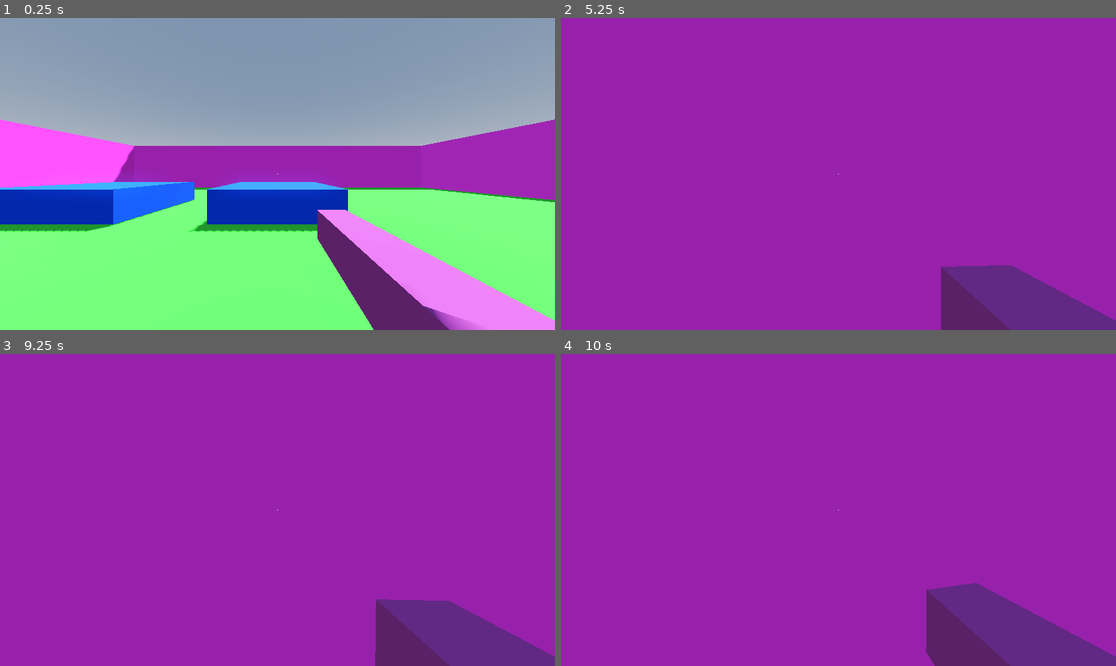
Above: before the commit, frames 1-4 (two rows, left to right).
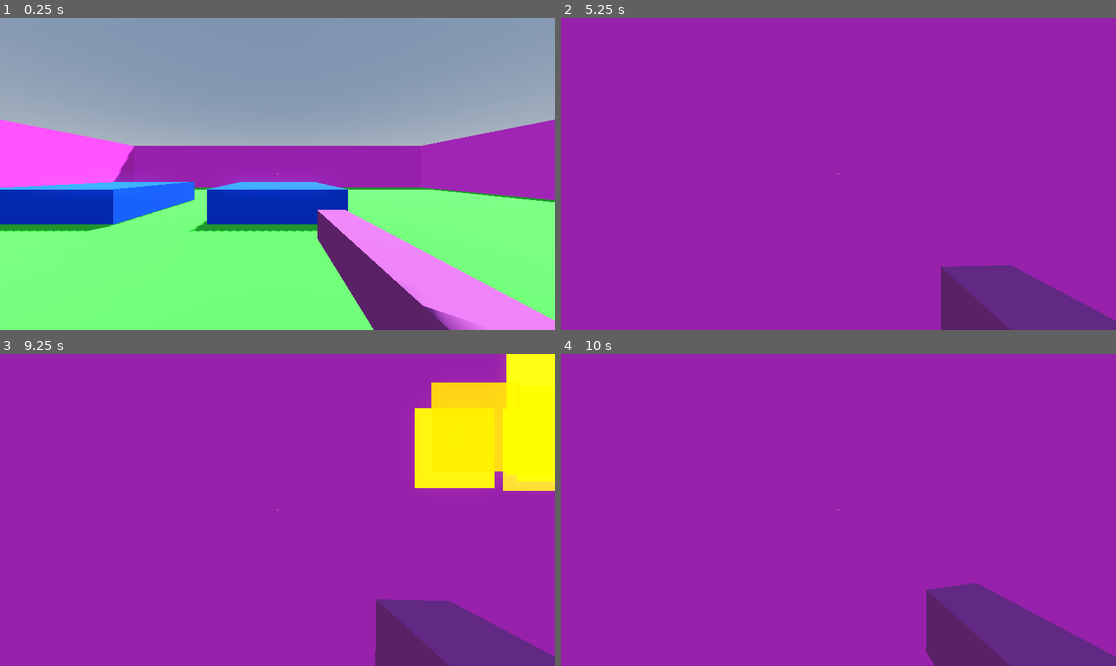
Above: after the commit, the same moments.

Repository: Ayla-McChristie/ProjectRobotCowboy
Game: Godot game, scene res://scenes/world.tscn
Same seed, same stepped clock (60 frames per second), same inputs: the game is played once before the commit and once after it.
Inputs (mouse positions are in pixels of both pictures, inside the frame that each line leads up to):
- Up to frame 1 (0.25 s): no input
- Up to frame 2 (5.25 s): tap Enter (ui_accept) at 0.5, 5 s; move the mouse to (866, 174) at 0.52 s; press the mouse at (866, 174) at 0.53 s; hold W (move_up) from 0.53 s (still down); tap Space (jump) at 0.77, 1.52, 3.02, 3.77, 4.52 s; right-click (866, 174) at 0.8 s; move the mouse to (810, 174) at 1.27 s; release the mouse at (810, 174) at 1.28 s; right-click (810, 174) at 1.35 s; tap E (E, bound only after the commit) at 1.55, 4.55 s; move the mouse to (849, 167) at 2.02 s; hold E (E, bound only after the commit) 2.03-2.78 s; tap Q (Q, bound only after the commit) at 2.3, 2.85 s; move the mouse to (832, 180) at 2.77 s; click (832, 180) at 3.05 s; move the mouse to (877, 177) at 3.52 s; press the mouse at (877, 177) at 3.53 s; right-click (877, 177) at 3.8 s; tap R (reload) at 4.15 s; move the mouse to (794, 170) at 4.27 s; release the mouse at (794, 170) at 4.28 s; tap Shift (sprint) at 4.35 s; move the mouse to (844, 174) at 5.02 s; hold Right mouse button (trick) from 5.03 s (still down)
- Up to frame 3 (9.25 s): tap Q (Q, bound only after the commit) at 5.3, 8.3 s; tap Enter (ui_accept) at 5.75, 6.5, 7.25, 8.75 s; move the mouse to (255, 503) at 5.77 s; release W (move_up) at 5.78 s; release Right mouse button (trick) at 5.78 s; hold D (move_right) 5.78-6.53 s; tap E (E, bound only after the commit) at 5.85, 7.55, 8.85 s; tap Space (jump) at 6.02, 6.77, 7.52, 9.02 s; click (255, 503) at 6.05 s; move the mouse to (305, 510) at 6.52 s; hold Q (Q, bound only after the commit) 6.53-7.28 s; hold W (move_up) 6.53-8.78 s; right-click (305, 510) at 6.8 s; move the mouse to (249, 510) at 7.27 s; click (249, 510) at 7.35 s; move the mouse to (288, 503) at 8.02 s; hold Right mouse button (trick) 8.03-8.78 s; move the mouse to (271, 516) at 8.77 s; hold A (move_left) from 8.78 s (still down); click (271, 516) at 9.05 s
- Up to frame 4 (10 s): move the mouse to (877, 513) at 9.52 s; release A (move_left) at 9.53 s; hold W (move_up) from 9.53 s (still down); hold Q (Q, bound only after the commit) from 9.53 s (still down); tap Space (jump) at 9.77 s; right-click (877, 513) at 9.8 s

Frames 1-2 are identical in both runs. In frame 3, 9.1% of the frame differs, in the area x 74-100%, y 0-44%; in frame 4, less than 0.1%.
Error after the commit: Parse Error: Identifier "a" not declared in the current scope. (res://scripts/bullet_blast.gd:15)

Commit message:
Partially implements blast bullets

Diff:
--- a/project.godot
+++ b/project.godot
@@ -66,3 +66,13 @@
 "events": [Object(InputEventKey,"resource_local_to_scene":false,"resource_name":"","device":-1,"window_id":0,"alt_press …(192 unchanged characters)…
 ]
 }
+Q={
+"deadzone": 0.5,
+"events": [Object(InputEventKey,"resource_local_to_scene":false,"resource_name":"","device":-1,"window_id":0,"alt_pressed":false,"shift_pressed":false,"ctrl_pressed":false,"meta_pressed":false,"pressed":false,"keycode":0,"physical_keycode":81,"key_label":0,"unicode":113,"location":0,"echo":false,"script":null)
+]
+}
+E={
+"deadzone": 0.5,
+"events": [Object(InputEventKey,"resource_local_to_scene":false,"resource_name":"","device":-1,"window_id":0,"alt_pressed":false,"shift_pressed":false,"ctrl_pressed":false,"meta_pressed":false,"pressed":false,"keycode":0,"physical_keycode":69,"key_label":0,"unicode":101,"location":0,"echo":false,"script":null)
+]
+}
--- /dev/null
+++ b/scenes/Bullets/Bullet_Blast.tscn
@@ -0,0 +1,86 @@
+[gd_scene load_steps=14 format=3 uid="uid://y05dr235ssr6"]
+
+[ext_resource type="Script" path="res://scripts/bullet_blast.gd" id="1_f8gmc"]
+
+[sub_resource type="BoxShape3D" id="BoxShape3D_a3byp"]
+size = Vector3(1, 1, 2)
+
+[sub_resource type="Gradient" id="Gradient_y3f2d"]
+colors = PackedColorArray(1, 0.2, 0, 1, 1, 1, 1, 0)
+
+[sub_resource type="GradientTexture1D" id="GradientTexture1D_3aekm"]
+gradient = SubResource("Gradient_y3f2d")
+
+[sub_resource type="Curve" id="Curve_sibqk"]
+_data = [Vector2(0, 1), 0.0, 0.0, 0, 0, Vector2(1, 0), 0.0, 0.0, 0, 0]
+point_count = 2
+
+[sub_resource type="CurveTexture" id="CurveTexture_08j8s"]
+curve = SubResource("Curve_sibqk")
+
+[sub_resource type="Curve" id="Curve_blop8"]
+_data = [Vector2(0, 1), 0.0, 0.0, 0, 0, Vector2(1, 0), 0.0, 0.0, 0, 0]
+point_count = 2
+
+[sub_resource type="CurveTexture" id="CurveTexture_drd1i"]
+curve = SubResource("Curve_blop8")
+
+[sub_resource type="Curve" id="Curve_7nurj"]
+_data = [Vector2(0.00719425, 0.21978), 0.0, 0.0, 0, 0, Vector2(1, 0.681319), 0.0, 0.0, 0, 0]
+point_count = 2
+
+[sub_resource type="CurveTexture" id="CurveTexture_2e8ok"]
+curve = SubResource("Curve_7nurj")
+
+[sub_resource type="ParticleProcessMaterial" id="ParticleProcessMaterial_a3igk"]
+emission_shape_scale = Vector3(0.5, 0.5, 0.25)
+direction = Vector3(0, 0, -1)
+spread = 8.133
+initial_velocity_min = 20.0
+initial_velocity_max = 25.0
+gravity = Vector3(0, 0, 0)
+linear_accel_min = 5.37
+linear_accel_max = 5.37
+linear_accel_curve = SubResource("CurveTexture_drd1i")
+damping_min = 4.615
+damping_max = 16.721
+scale_curve = SubResource("CurveTexture_2e8ok")
+color_ramp = SubResource("GradientTexture1D_3aekm")
+emission_curve = SubResource("CurveTexture_08j8s")
+
+[sub_resource type="StandardMaterial3D" id="StandardMaterial3D_txj73"]
+transparency = 1
+vertex_color_use_as_albedo = true
+albedo_color = Color(0.933333, 0.247059, 0, 1)
+emission_enabled = true
+emission = Color(0.562252, 0.153008, 0.0517586, 1)
+
+[sub_resource type="SphereMesh" id="SphereMesh_h8k10"]
+material = SubResource("StandardMaterial3D_txj73")
+radius = 0.1
+height = 0.2
+
+[node name="BulletBlast" type="Area3D"]
+collision_layer = 4
+collision_mask = 3
+monitorable = false
+script = ExtResource("1_f8gmc")
+
+[node name="CollisionShape3D" type="CollisionShape3D" parent="."]
+transform = Transform3D(1, 0, 0, 0, 1, 0, 0, 0, 1, 0, 0, -0.5)
+shape = SubResource("BoxShape3D_a3byp")
+
+[node name="GPUParticles3D" type="GPUParticles3D" parent="."]
+emitting = false
+amount = 60
+lifetime = 0.2
+one_shot = true
+explosiveness = 0.65
+randomness = 0.51
+trail_lifetime = 0.1
+process_material = SubResource("ParticleProcessMaterial_a3igk")
+draw_pass_1 = SubResource("SphereMesh_h8k10")
+
+[node name="AudioStreamPlayer3D" type="AudioStreamPlayer3D" parent="."]
+
+[connection signal="area_entered" from="." to="." method="_on_area_entered"]
--- a/scenes/gun.tscn
+++ b/scenes/gun.tscn
@@ -84,8 +84,38 @@
 "values": [Vector3(0, 0, 0), Vector3(0.261799, 0, 0), Vector3(0, 0, 0)]
 }
 
+[sub_resource type="Animation" id="Animation_fldkb"]
+resource_name = "Blast_Reload"
+length = 0.2
+step = 0.01
+tracks/0/type = "value"
+tracks/0/imported = false
+tracks/0/enabled = true
+tracks/0/path = NodePath("MeshInstance3D:position")
+tracks/0/interp = 1
+tracks/0/loop_wrap = true
+tracks/0/keys = {
+"times": PackedFloat32Array(0, 0.03, 0.04, 0.19, 0.2),
+"transitions": PackedFloat32Array(1, 1, 1, 1, 1),
+"update": 0,
+"values": [Vector3(0, 0, 0), Vector3(0, -0.1, 0), Vector3(0, 0.088403, -3.94841e-07), Vector3(0, 0.088403, -3.94841e-07), Vector3(0, 0, 0)]
+}
+tracks/1/type = "value"
+tracks/1/imported = false
+tracks/1/enabled = true
+tracks/1/path = NodePath("MeshInstance3D:rotation")
+tracks/1/interp = 1
+tracks/1/loop_wrap = true
+tracks/1/keys = {
+"times": PackedFloat32Array(0, 0.03, 0.04, 0.19, 0.2),
+"transitions": PackedFloat32Array(1, 1, 1, 1, 1),
+"update": 0,
+"values": [Vector3(0, 0, 0), Vector3(-4.46638e-06, 4.46638e-06, 1.5708), Vector3(-3.15819e-06, 0.785403, 1.57079), Vector3(0, -6.28319, 1.5708), Vector3(0, 6.28319, 0)]
+}
+
 [sub_resource type="AnimationLibrary" id="AnimationLibrary_oq35h"]
 _data = {
+"Blast_Reload": SubResource("Animation_fldkb"),
 "RESET": SubResource("Animation_pn8nc"),
 "Reload": SubResource("Animation_d5tiw"),
 "Shoot": SubResource("Animation_l308m")
--- a/scenes/player.tscn
+++ b/scenes/player.tscn
@@ -40,7 +40,6 @@
 
 [node name="RayCast3D" type="RayCast3D" parent="Head/Camera3D"]
 transform = Transform3D(1, 0, 0, 0, -4.37114e-08, -1, 0, 1, -4.37114e-08, 0, 0, 0)
-visible = false
 target_position = Vector3(0, -100, 0)
 collision_mask = 3
 collide_with_areas = true
--- a/scripts/GunController.gd
+++ b/scripts/GunController.gd
@@ -15,8 +15,9 @@
 var reload_cooldown = 100
 var can_reload = true
 
-#Bullets
-var normal_bullet = load("res://scenes/bullet.tscn")
+#Bullets"res://scenes/Bullets/bullet.tscn"
+var normal_bullet = load("res://scenes/Bullets/bullet.tscn")
+var blast_bullet = load("res://scenes/Bullets/Bullet_Blast.tscn")
 var instance
 
 
@@ -41,16 +42,27 @@
 
 			audio_shoot.play()
 
-			instance = normal_bullet.instantiate()
-			instance.position = gun_barrel.global_position
-			instance.transform.basis = gun_barrel.global_transform.basis
-			get_tree().root.add_child(instance)
-			return cylinder.pop_front()
+			var first_bullet = cylinder.pop_front()
 
-func Reload(bullet : Global.BulletType) -> void:
+			if	first_bullet == Global.BulletType.Normal:
+				instance = normal_bullet.instantiate()
+				instance.position = gun_barrel.global_position
+				instance.transform.basis = gun_barrel.global_transform.basis
+				get_tree().root.add_child(instance)
+
+			if first_bullet == Global.BulletType.Blast:
+				instance = blast_bullet.instantiate()
+				instance.position = gun_barrel.global_position
+				instance.transform.basis = gun_barrel.global_transform.basis
+				var particles:GPUParticles3D = instance.get_node("GPUParticles3D")
+				if	particles:
+					particles.emitting = true
+				get_tree().root.add_child(instance)
+
+func Reload(bullet : Global.BulletType, anim: String) -> void:
 	if cylinder.size() < 6:
 		if !gun_anim.is_playing() && !Input.is_action_pressed("primary_fire"):
-			gun_anim.play("Reload")
+			gun_anim.play(anim)
 
 			audio_reload.play()
 
--- a/scripts/PlayerController.gd
+++ b/scripts/PlayerController.gd
@@ -106,8 +106,12 @@
 		gun.Fire()
 		pass
 
-	if Input.is_action_pressed("reload"):
-		gun.Reload(Global.BulletType.Normal)
+	if Input.is_action_pressed("trick"):
+		if Input.is_action_pressed("Q"):
+			gun.Reload(Global.BulletType.Normal, "Reload")
+		if  Input.is_action_pressed("E"):
+			gun.Reload(Global.BulletType.Blast, "Blast_Reload")
+
 #endregion
 
 	if !stasis:
@@ -157,7 +161,6 @@
 	else:
 		_add_dash_force(DASH_FORCE*1.5)
 
-
 func _handle_jump():
 	# Handle jump.
 	if Input.is_action_just_pressed("ui_accept") and coyote_timer < COYOTE_TIME and has_jumped == false:
--- a/scripts/bullet.gd
+++ b/scripts/bullet.gd
@@ -36,7 +36,7 @@
 		var attack = Attack.new()
 		attack.attack_damage = ATTACK_DAMAGE
 		attack.knockback_force = KNOCKBACK_FORCE
-
+		attack.attack_point = global_position
 		hitbox.damage(attack)
 
 	queue_free()
--- /dev/null
+++ b/scripts/bullet_blast.gd
@@ -0,0 +1,33 @@
+extends Area3D
+
+@onready var particles = $GPUParticles3D
+
+@export var ATTACK_DAMAGE:= 15
+@export var KNOCKBACK_FORCE:= 10
+
+func _process(delta: float) -> void:
+	if particles.emitting:
+		monitoring = true
+	else:
+		monitoring = false
+
+	if has_overlapping_areas():
+		a
+
+
+
+func _apply_blast():
+
+	pass
+
+
+func _on_area_entered(area: Area3D) -> void:
+
+	var hitbox = area.get_node("HitboxComponent")
+
+	if hitbox:
+		var attack = Attack.new()
+		attack.attack_damage = ATTACK_DAMAGE
+		attack.knockback_force = KNOCKBACK_FORCE
+
+		hitbox.damage(attack)
--- a/scripts/global.gd
+++ b/scripts/global.gd
@@ -3,7 +3,7 @@
 enum BulletType {
 	Normal,
 	Richochet,
-	Recoil,
+	Blast,
 	Power,
 	Oil,
 	Spark
Renamed: scenes/bullet.tscn -> scenes/Bullets/bullet.tscn
Not shown: 1 places in scenes/gun.tscn that only renumber resources
